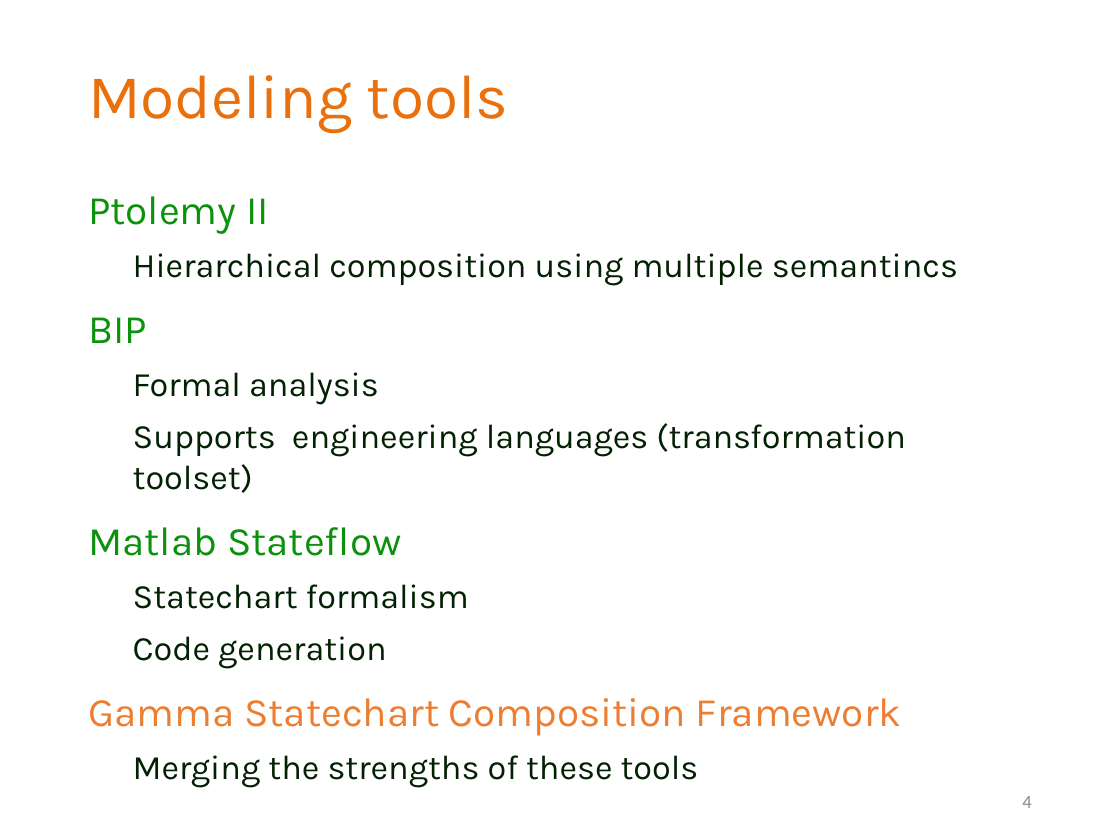
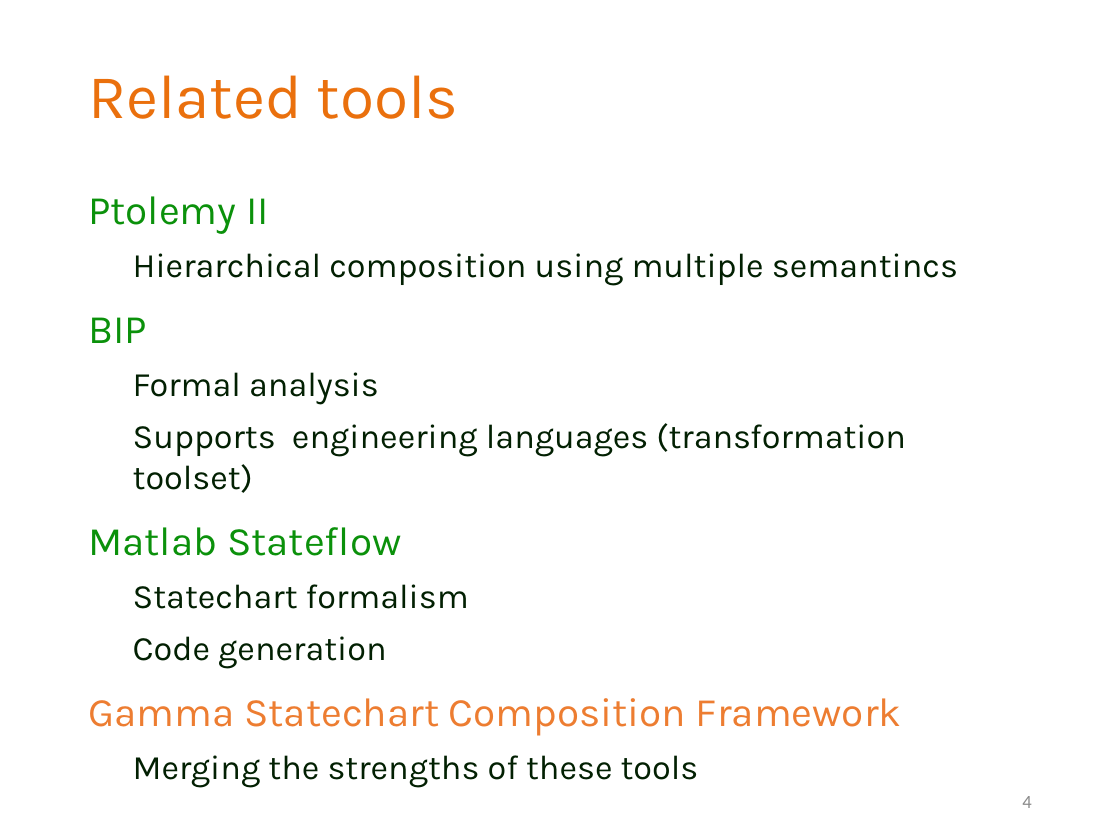
Before and after one commit to grbeni/minisymp2018, a slide deck: slide 4 of presentation/gb_mv_gamma.pptx. Drawn at 1120x840 pixels with LibreOffice and Linux fonts; fonts in the diff are those of the drawing; background and template pictures are left out. Boxes give left, top, right and bottom in pixels: in the first picture for what was removed or moved away, otherwise in the second. Text is boxed around its words. In the diff, an @@ line names an element or a change of style, - is before the commit and + after.

```diff
--- a/presentation/gb_mv_gamma.pptx
+++ b/presentation/gb_mv_gamma.pptx
@@ title at <box>88,75,458,119</box>: text changed @@
-Modeling tools
+Related tools
```
Also in this commit, not shown: 2 other slides changed.
